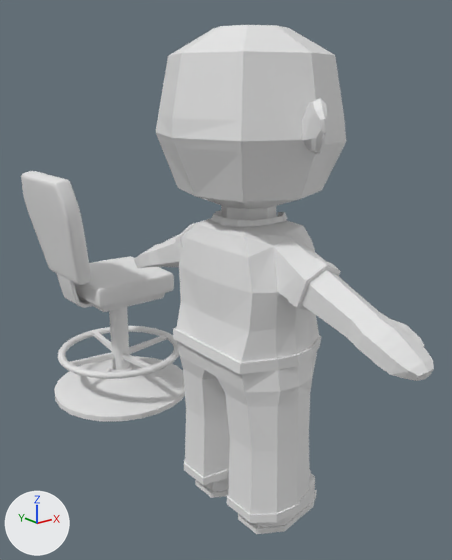
Two versions of the Blender file CharacterModels.blend, one commit apart.
Camera for both pictures: a 50 mm camera at (-0.963, -1.787, 1.022) aimed at (0.101, -0.457, 0.49). The axes (+X, +Y, +Z) are drawn at lower left. The lights are the same throughout. The older version comes first.

The older version as bpy lines, for what is in view:
```python
me_circle = bpy.data.meshes.new('Circle')
me_circle.from_pydata(...)  # 668 vertices, 642 faces; spans x -0.232..0.232, y -0.232..0.232, z 0.0..0.463
me_cube_002 = bpy.data.meshes.new('Cube.002')
me_cube_002.from_pydata(...)  # 883 vertices, 883 faces, 2 loose edges; spans x -0.214..0.226, y -0.514..0.514, z -0.066..1.138
me_cube_007 = bpy.data.meshes.new('Cube.007')
me_cube_007.from_pydata(...)  # 35 vertices, 24 faces; spans x -0.214..0.191, y 0.0..0.209, z 0.785..1.138
me_plane_001 = bpy.data.meshes.new('Plane.001')
me_plane_001.from_pydata(...)  # 162 vertices, 160 faces; spans x -0.141..0.141, y -0.152..0.152, z 0.366..0.43
me_plane_001.polygons.foreach_set('use_smooth', [True] * 160)
me_plane_002 = bpy.data.meshes.new('Plane.002')
me_plane_002.from_pydata(...)  # 48 vertices, 46 faces; spans x -0.246..-0.137, y -0.16..0.16, z 0.44..0.768
me_plane_002.polygons.foreach_set('use_smooth', [True] * 46)
ob_backcushion = bpy.data.objects.new('BackCushion', me_plane_002)
ob_backcushion.parent = ob_stoolframe
ob_backcushion.location = (0.0, 0.0, 0.0)
_m = ob_backcushion.modifiers.new('Subdivision', 'SUBSURF')
ob_bottomcushion = bpy.data.objects.new('BottomCushion', me_plane_001)
ob_bottomcushion.parent = ob_stoolframe
ob_bottomcushion.location = (0.0, 0.0, 0.0)
_m = ob_bottomcushion.modifiers.new('Subdivision', 'SUBSURF')
ob_character = bpy.data.objects.new('Character', me_cube_002)
ob_character.location = (0.0, -0.67, 0.0)
ob_hair = bpy.data.objects.new('Hair', me_cube_007)
ob_hair.location = (0.0, 0.0, 0.0)
_m = ob_hair.modifiers.new('Mirror', 'MIRROR')
_m.use_axis = (False, True, False)
_m = ob_hair.modifiers.new('Solidify', 'SOLIDIFY')
_m.offset = 0.8
ob_hair.hide_set(True)
ob_stoolframe = bpy.data.objects.new('StoolFrame', me_circle)
ob_stoolframe.location = (0.0, 0.0, 0.0)
```
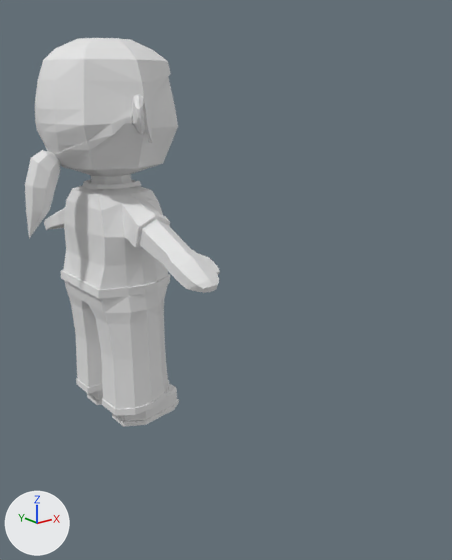
Where the newer file only moved an object's origin or applied its transform, the numbers keep the older frame.

Changed parts and their boxes (x1, y1, x2, y2) in the pictures (452 x 560 px):
'Character', moved: before (134, 25, 434, 534); after (44, 77, 220, 427)
'Hair', shown: after (25, 38, 171, 238)
'StoolFrame', hidden: before (54, 273, 185, 422)
'BackCushion', hidden: before (21, 171, 91, 285)
'BottomCushion', hidden: before (74, 256, 174, 308)
'Hair.001', added: after (45, 107, 132, 160)

The change, as a diff of the scene's bpy script:
```diff
--- a/CharacterModels.blend.py
+++ b/CharacterModels.blend.py
@@ me_cube_003 @@
+me_cube_003.from_pydata([(-0.033, 0.212, 0.939), (-0.029, 0.206, 0.963), (-0.141, 0.15, 0.844), (-0.15, 0.151, 0.868), (-0.181, 0.009, 0.805), (-0.195, 0.003, 0.819), (-0.094, 0.193, 0.917), (-0.092, 0.195, 0.886), (-0.178, 0.074, 0.843), (-0.162, 0.077, 0.822)], [], [(7, 6, 3, 2), (9, 8, 5, 4), (0, 1, 6, 7), (2, 3, 8, 9)])
@@ ob_character @@
 ob_character = bpy.data.objects.new('Character', me_cube_002)
-ob_character.location = (0.0, -0.67, 0.0)
+ob_character.location = (0.0, 0.0, 0.0)
@@ ob_hair @@
 _m = ob_hair.modifiers.new('Solidify', 'SOLIDIFY')
 _m.offset = 0.8
-ob_hair.hide_set(True)
@@ ob_bottomcushion @@
 _m = ob_bottomcushion.modifiers.new('Subdivision', 'SUBSURF')
+ob_bottomcushion.hide_set(True)  # its collection is switched off
@@ ob_backcushion @@
 _m = ob_backcushion.modifiers.new('Subdivision', 'SUBSURF')
+ob_backcushion.hide_set(True)  # its collection is switched off
@@ ob_stoolframe @@
 ob_stoolframe.location = (0.0, 0.0, 0.0)
+ob_stoolframe.hide_set(True)  # its collection is switched off
@@ ob_hair_001 @@
+ob_hair_001 = bpy.data.objects.new('Hair.001', me_cube_003)
+ob_hair_001.location = (0.0, 0.0, 0.0)
+_m = ob_hair_001.modifiers.new('Mirror', 'MIRROR')
+_m.use_axis = (False, True, False)
+_m.use_clip = True
+_m = ob_hair_001.modifiers.new('Solidify', 'SOLIDIFY')
+_m.offset = 0.8
```
